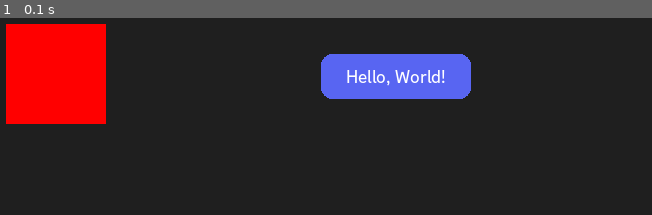
Above: before the commit, frame 1.
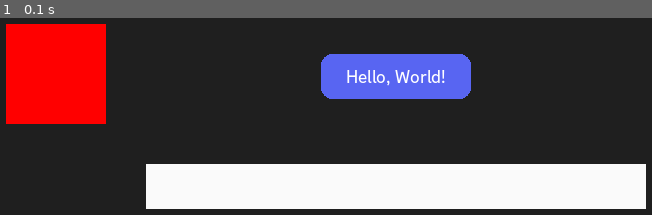
Above: after the commit, the same moment.

Repository: Piop2/Pygame-GUI
Game: pygame game, started from main.py
Same seed, same stepped clock (60 frames per second), same inputs: the game is played once before the commit and once after it.
Inputs:
- Up to frame 1 (0.1 s): no input

The runs differ from the first frame. In frame 1, 18% of the frame differs, in the area x 22-100%, y 74-97%.

Commit message:
feature: add InputView

Diff:
--- a/core/interact/base.py
+++ b/core/interact/base.py
@@ -6,7 +6,7 @@
 
 
 class Interactable:
-    _focused: Optional[Interactable]
+    _focused: Optional[Interactable] = None
 
     def is_focused(self) -> bool:
         return self is Interactable._focused
@@ -14,6 +14,12 @@
     def focus(self) -> None:
         Interactable._focused = self
 
+    def unfocus(self) -> None:
+        if not self.is_focused():
+            return
+
+        Interactable._focused = None
+
     def _process_event(self, event: UIEvent) -> bool:
         return False
 
--- a/core/interact/keyboard.py
+++ b/core/interact/keyboard.py
@@ -9,7 +9,7 @@
 
 OnKeyDownCallback = Callable[[int], bool]
 OnKeyUpCallback = Callable[[int], bool]
-OnInputCallback = Callable[[str], bool]
+OnInputCallback = Callable[[str], None]
 
 
 class KeyboardInteractable(Interactable):
@@ -21,7 +21,7 @@
     def _init_keyboard_interaction(self) -> None:
         self._on_key_down = lambda key: False
         self._on_key_up = lambda key: False
-        self._on_input = lambda text: False
+        self._on_input = lambda text: None
 
     def _process_keyboard_event(self, event: UIEvent) -> bool:
         if not isinstance(event, KeyboardEvent):
@@ -35,7 +35,8 @@
             case KeyboardEventType.UP:
                 return self.key_up(event.key)
             case KeyboardEventType.INPUT:
-                return self.input(event.text)
+                self.input(event.text)
+                return True
 
     def key_down(self, key: int) -> bool:
         return self._on_key_down(key)
@@ -43,8 +44,8 @@
     def key_up(self, key: int) -> bool:
         return self._on_key_up(key)
 
-    def input(self, text: str) -> bool:
-        return self._on_input(text)
+    def input(self, text: str) -> None:
+        self._on_input(text)
 
     def on_key_down(self, callback: OnKeyDownCallback) -> None:
         self._on_key_down = callback
--- a/core/interact/mouse.py
+++ b/core/interact/mouse.py
@@ -41,6 +41,9 @@
         if not (
             0 <= event.x <= self._style.width and 0 <= event.y <= self._style.height
         ):
+            if isinstance(event, MouseDownEvent):
+                self.unfocus()
+
             if self._entered:
                 self._entered = False
                 self.mouse_exit()
@@ -64,6 +67,7 @@
         raise RuntimeError
 
     def mouse_down(self, key: MouseButton, position: Position) -> bool:
+        self.focus()
         return self._on_mouse_down(key, position)
 
     def mouse_up(self, key: MouseButton, position: Position) -> bool:
--- a/main.py
+++ b/main.py
@@ -6,6 +6,7 @@
 from view.button import ButtonView
 from view.text import TextView
 from view.shape import RectView
+from view.input import InputView
 
 WINDOW_SIZE = (800, 800)
 BUTTON_SIZE = (150, 45)
@@ -51,8 +52,16 @@
 rect.style.width = 100
 rect.style.height = 100
 
+input_box = InputView()
+input_box.transform.x = 150
+input_box.transform.y = 150
+input_box.style.size = (500, 45)
+input_box.style.background_color.update(250, 250, 250)
+
+
 ui_screen.add_node(discord_box)
 ui_screen.add_node(rect)
+ui_screen.add_node(input_box)
 discord_box.add_node(text_box)
 
 running = True
--- a/view/input.py
+++ b/view/input.py
@@ -1,26 +1,53 @@
 from __future__ import annotations
 
+from enum import Enum, auto
+
+import pygame.mouse
+from pygame.constants import (
+    K_BACKSPACE,
+    K_RETURN,
+    K_LCTRL,
+    SYSTEM_CURSOR_IBEAM,
+    SYSTEM_CURSOR_ARROW,
+)
+
+from core.interact.keyboard import KeyboardInteractable
+from core.interact.mouse import MouseInteractable
 from core.view import View
 from core.protocol.has_value import HasValue
-from view.text import TextView
+from model.event import UIEvent
+from view.text import TextView, ContentAlign
+from util.timer import CountDownTimer
 
 
-"""Input View 구현 방안...
-- 아마도 child에 Text View를 무조건 두어야 함..
-
-- 1안) Text View를 상속받아서 Input View로 만드는 것도 방법..
-- 2안) 그냥 Input View에 child 추가를 못 하게 막고, Text View만 쓰게 하는 방법
-"""
+_INITIAL_COOLDOWN = 500
+_REPEAT_COOLDOWN = 10
 
 
-# 2안으로 진행중
-class InputView(View, HasValue[str]):
+class _RemovalState(Enum):
+    IDLE = auto()
+    INITIAL_COOLDOWN = auto()
+
+    REMOVING = auto()
+    REPEAT_COOLDOWN = auto()
+
+
+class InputView(View, HasValue[str], KeyboardInteractable, MouseInteractable):
     def __init__(self) -> None:
         super().__init__()
+        self._init_keyboard_interaction()
+        self._init_mouse_interaction()
 
         self._text_view = TextView()
+        self._text_view.content_align = ContentAlign.MIDDLE_LEFT
 
         self._children = [self._text_view]
+
+        self._removal_state = _RemovalState.IDLE
+        self._initial_timer = CountDownTimer(_INITIAL_COOLDOWN)
+        self._repeat_timer = CountDownTimer(_REPEAT_COOLDOWN)
+
+        self._ctrl_pressed = False
 
     @property
     def value(self) -> str:
@@ -37,3 +64,76 @@
 
     def update(self, delta: int) -> None:
         self._text_view.style.size = self.style.size
+
+        match self._removal_state:
+            case _RemovalState.IDLE:
+                pass
+
+            case _RemovalState.INITIAL_COOLDOWN:
+                if self._initial_timer.is_done():
+                    self._removal_state = _RemovalState.REMOVING
+
+                self._initial_timer.update(delta)
+
+            case _RemovalState.REMOVING:
+                if self._text_view.value:
+                    self._text_view.value = self._text_view.value[:-1]
+
+                self._removal_state = _RemovalState.REPEAT_COOLDOWN
+                self._repeat_timer.reset()
+
+            case _RemovalState.REPEAT_COOLDOWN:
+                if self._repeat_timer.is_done():
+                    self._removal_state = _RemovalState.REMOVING
+
+                self._repeat_timer.update(delta)
+
+    def _process_event(self, event: UIEvent) -> bool:
+        if self._process_keyboard_event(event):
+            return True
+
+        if self._process_mouse_event(event):
+            return True
+
+        return False
+
+    def mouse_enter(self) -> None:
+        pygame.mouse.set_cursor(SYSTEM_CURSOR_IBEAM)
+
+    def mouse_exit(self) -> None:
+        pygame.mouse.set_cursor(SYSTEM_CURSOR_ARROW)
+
+    def input(self, text: str) -> None:
+        self._text_view.value += text
+
+    def key_down(self, key: int) -> bool:
+        if key == K_BACKSPACE:
+            if not self._text_view.value:
+                return True
+
+            self._text_view.value = self._text_view.value[:-1]
+
+            self._removal_state = _RemovalState.INITIAL_COOLDOWN
+            self._initial_timer.reset()
+            return True
+
+        if key == K_RETURN:
+            self.unfocus()
+            return True
+
+        if key == K_LCTRL:
+            self._ctrl_pressed = True
+            return False
+
+        return False
+
+    def key_up(self, key: int) -> bool:
+        if key == K_BACKSPACE:
+            self._removal_state = _RemovalState.IDLE
+            return False
+
+        if key == K_LCTRL:
+            self._ctrl_pressed = False
+            return False
+
+        return False
